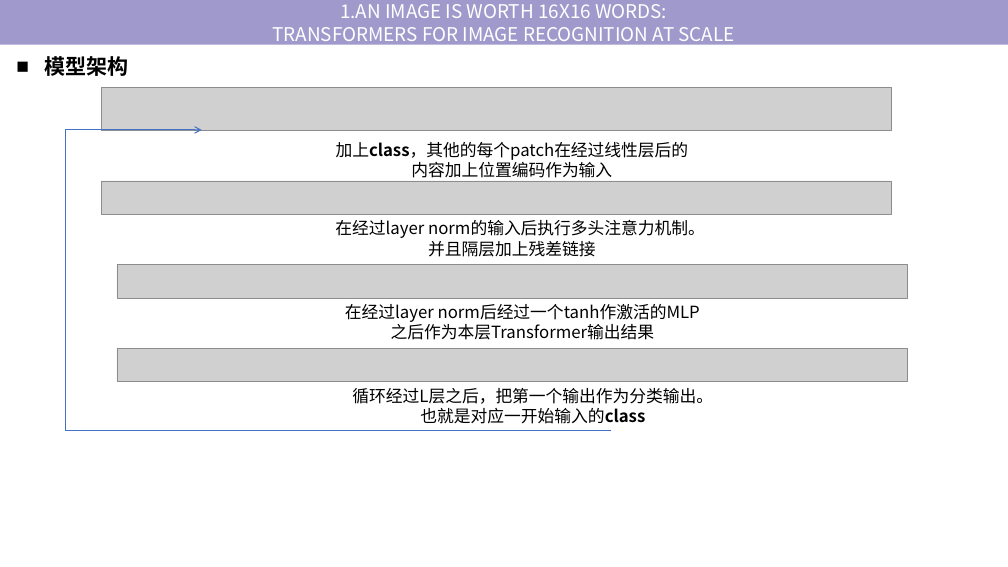
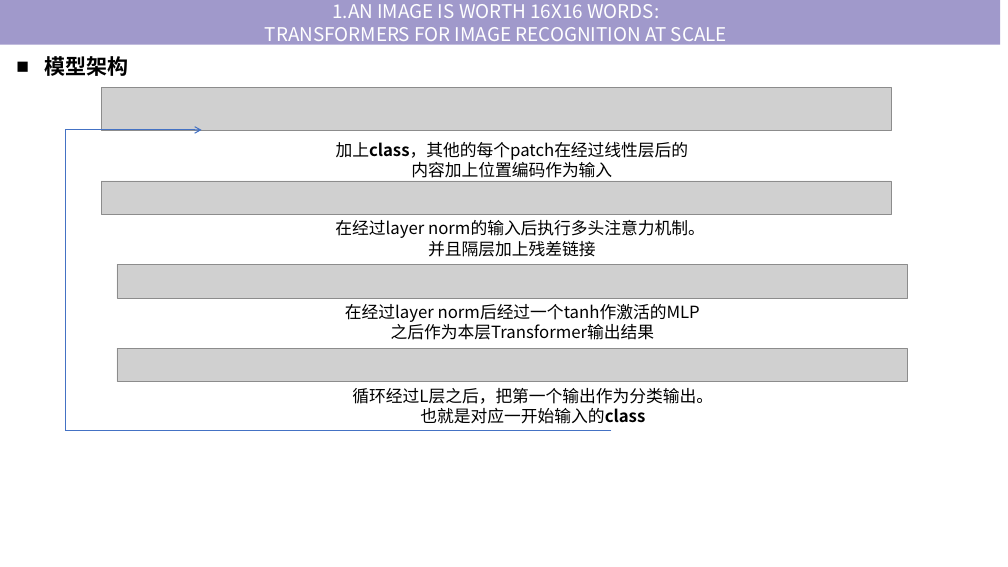
Before and after one commit to tj-messi/cv-computer-visual-tj, a slide deck: slide 6 of 0.组会记录/2024-10-9/report-2024-10-10.pptx. Drawn at 1008x567 pixels with LibreOffice and Linux fonts; fonts in the diff are those of the drawing; grey boxes stand for pictures. Boxes give left, top, right and bottom in pixels: in the first picture for what was removed or moved away, otherwise in the second. Text is boxed around its words. In the diff, an @@ line names an element or a change of style, - is before the commit and + after.

```diff
--- a/0.组会记录/2024-10-9/report-2024-10-10.pptx
+++ b/0.组会记录/2024-10-9/report-2024-10-10.pptx
@@ rectangle "1.AN IMAGE IS WORTH 16X16 ...": place and size @@
-rectangle "1.AN IMAGE IS WORTH 16X16 ..." at [0,0,1008,45]
+rectangle "1.AN IMAGE IS WORTH 16X16 ..." at [0,0,1000,45]
```
Also in this commit, not shown: 4 other slides changed, 2 slides added, 2 slides removed.
